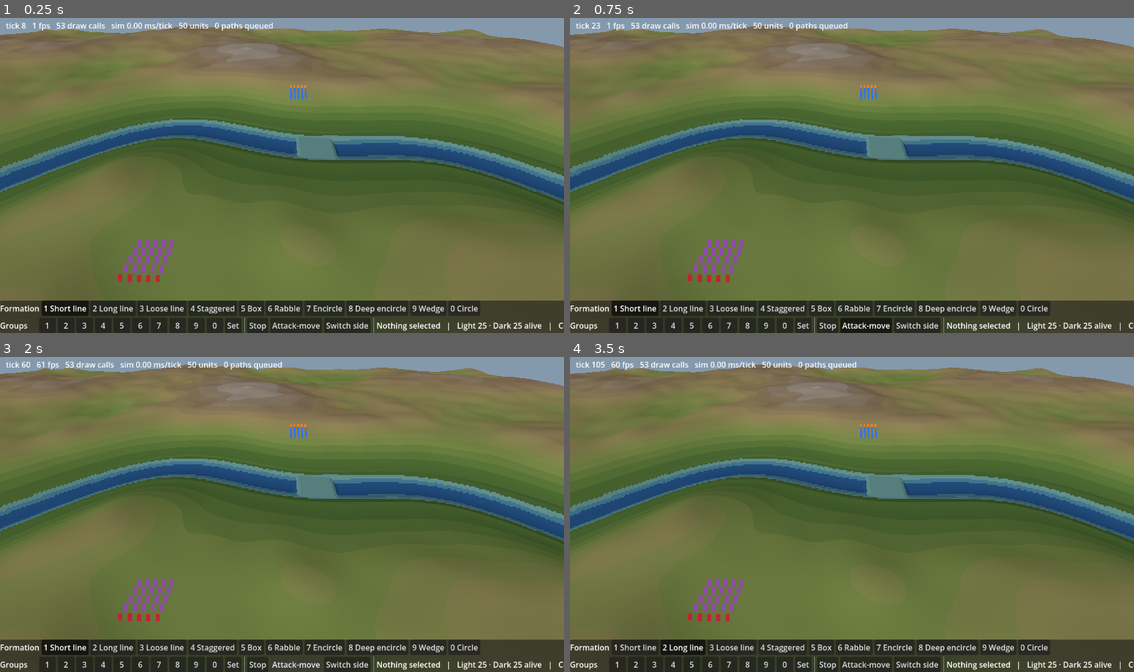
Above: before the commit, frames 1-4 (two rows, left to right).
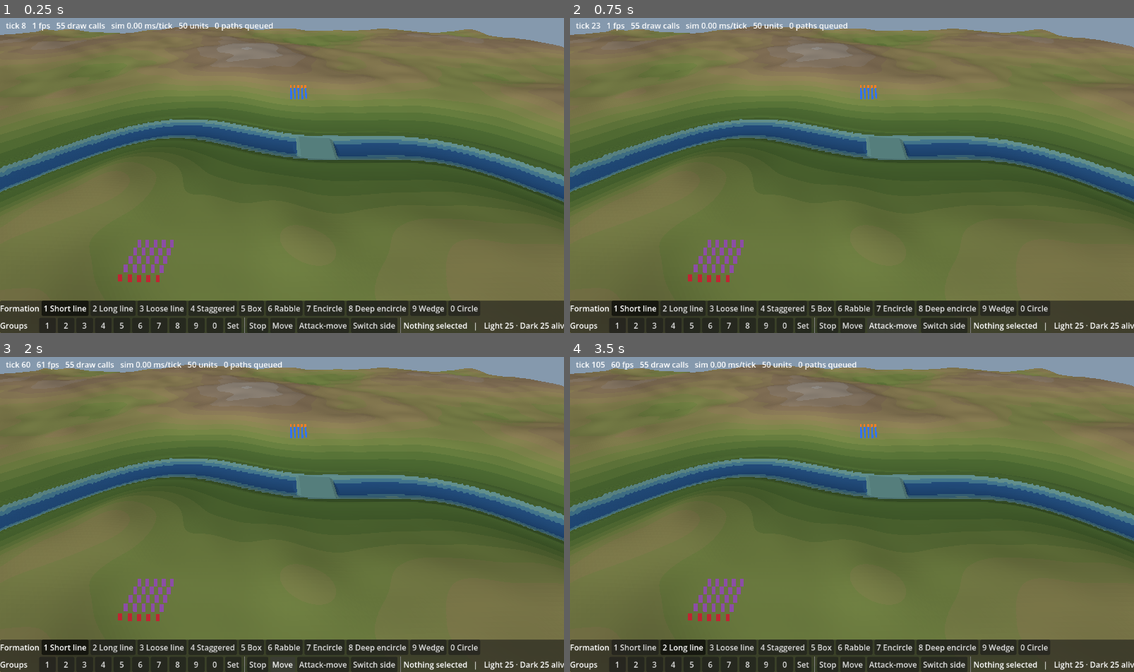
Above: after the commit, the same moments.

Repository: hazefire06/ashenmarch
Game: Godot game, scene res://view/main.tscn
The game is run twice, just before and just after one commit, with the same random seed, the same clock (stepped at 60 frames per second) and the same inputs.
Inputs (mouse positions are in pixels of both pictures, inside the frame that each line leads up to):
- Up to frame 1 (0.25 s): no input
- Up to frame 2 (0.75 s): click "Attack-move" at 0.5 s
- Up to frame 3 (2 s): click (282, 665) at 1.25 s, where only the run after the commit has a clickable "Move"
- Up to frame 4 (3.5 s): click "1 Short line" at 2 s; click "2 Long line" at 2.75 s

The runs differ from the first frame. In frame 1, 0.7% of the frame differs, in the area x 10-100%, y 1-100%; in frame 2, 0.9%, in the area x 11-100%, y 1-100%; in frame 3, 0.7%; in frame 4, 0.7%.

Commit message:
Arm Move and Attack-move from the bar for the next left click
The bar's Attack-move button armed the next right-click, which left a
one-button mouse or a trackpad without secondary click unable to give any
order at all, against the mouse-only rule in CLAUDE.md. The bar now has
Move and Attack-move toggles that arm the order for the next left click on
the ground, with a crosshair cursor while armed. Right-click, Esc, pressing
the toggle again, or losing the selection cancels. Plain right-click and
Cmd/Ctrl + right-click work as before.

Co-Authored-By: Claude Opus 5.5 (1M context) <noreply@anthropic.com>

Diff:
--- /dev/null
+++ b/tests/view/test_armed_orders.gd
@@ -0,0 +1,110 @@
+extends GutTest
+## Orders armed from the control bar: with Move or Attack-move armed, the next
+## left click on the ground gives that order instead of selecting, then the
+## arm clears. Right click and Esc cancel without ordering, and nothing can
+## be armed with nothing selected. Clicks go through the real input handler
+## with a camera looking straight down at a flat map, so the screen center is
+## the ground point (20 m, 20 m).
+
+const M: int = 1000
+const LIGHT: UnitType.Faction = UnitType.Faction.LIGHT
+
+var _world: World
+var _controller: SelectionController
+var _unit: Unit
+var _armed: Array[SelectionController.ArmedOrder] = []
+
+
+func before_each() -> void:
+	InputBindings.install()
+	var catalog: UnitCatalog = TestTerrains.catalog()
+	_world = World.new(1, TestTerrains.flat(40, 40), catalog)
+	_unit = _world.spawn_unit(catalog.index_of(&"shieldman"), LIGHT, 10 * M, 20 * M, 1, 0)
+	var camera: Camera3D = Camera3D.new()
+	add_child_autofree(camera)
+	camera.position = Vector3(20.0, 30.0, 20.0)
+	camera.rotation_degrees = Vector3(-90.0, 0.0, 0.0)
+	camera.make_current()
+	var units: UnitsView = UnitsView.new()
+	add_child_autofree(units)
+	_controller = SelectionController.new()
+	add_child_autofree(_controller)
+	units.setup(_world, _controller.selection, null)
+	_controller.setup(_world, units, camera, TerrainPicker.new(_world.terrain))
+	_armed.clear()
+	_controller.armed_order_changed.connect(func(order: SelectionController.ArmedOrder) -> void:
+		_armed.append(order))
+
+
+func after_each() -> void:
+	Input.set_default_cursor_shape(Input.CURSOR_ARROW)
+
+
+func test_armed_move_is_placed_by_a_left_click() -> void:
+	_controller.selection.select(PackedInt32Array([_unit.id]))
+	_controller.arm(SelectionController.ArmedOrder.MOVE)
+	_click(MOUSE_BUTTON_LEFT)
+	_world.step()
+	assert_eq(_unit.order, Unit.Order.MOVE)
+	assert_almost_eq(_unit.order_x, 20 * M, 300)
+	assert_almost_eq(_unit.order_z, 20 * M, 300)
+	assert_eq(_controller.armed_order, SelectionController.ArmedOrder.NONE, "one shot")
+	assert_true(_controller.selection.is_selected(_unit.id), "the click didn't deselect")
+	assert_eq(_armed, [SelectionController.ArmedOrder.MOVE, SelectionController.ArmedOrder.NONE])
+
+
+func test_armed_attack_move_is_placed_by_a_left_click() -> void:
+	_controller.selection.select(PackedInt32Array([_unit.id]))
+	_controller.arm(SelectionController.ArmedOrder.ATTACK_MOVE)
+	_click(MOUSE_BUTTON_LEFT)
+	_world.step()
+	assert_eq(_unit.order, Unit.Order.ATTACK_MOVE)
+	assert_eq(_controller.armed_order, SelectionController.ArmedOrder.NONE)
+
+
+func test_right_click_cancels_without_ordering() -> void:
+	_controller.selection.select(PackedInt32Array([_unit.id]))
+	_controller.arm(SelectionController.ArmedOrder.ATTACK_MOVE)
+	_click(MOUSE_BUTTON_RIGHT)
+	_world.step()
+	assert_eq(_unit.order, Unit.Order.NONE, "no order given")
+	assert_eq(_controller.armed_order, SelectionController.ArmedOrder.NONE)
+
+
+func test_esc_cancels() -> void:
+	_controller.selection.select(PackedInt32Array([_unit.id]))
+	_controller.arm(SelectionController.ArmedOrder.MOVE)
+	var esc: InputEventKey = InputEventKey.new()
+	esc.physical_keycode = KEY_ESCAPE
+	esc.pressed = true
+	_controller._unhandled_input(esc)
+	assert_eq(_controller.armed_order, SelectionController.ArmedOrder.NONE)
+
+
+func test_nothing_arms_without_a_selection() -> void:
+	_controller.arm(SelectionController.ArmedOrder.MOVE)
+	assert_eq(_controller.armed_order, SelectionController.ArmedOrder.NONE)
+	assert_eq(_armed, [SelectionController.ArmedOrder.NONE], "still signals, so the bar button pops up")
+
+
+func test_losing_the_selection_disarms() -> void:
+	_controller.selection.select(PackedInt32Array([_unit.id]))
+	_controller.arm(SelectionController.ArmedOrder.MOVE)
+	_controller.selection.clear()
+	assert_eq(_controller.armed_order, SelectionController.ArmedOrder.NONE)
+
+
+func test_plain_right_click_still_moves_when_nothing_is_armed() -> void:
+	_controller.selection.select(PackedInt32Array([_unit.id]))
+	_click(MOUSE_BUTTON_RIGHT)
+	_world.step()
+	assert_eq(_unit.order, Unit.Order.MOVE)
+
+
+# Presses a mouse button at the screen center, straight into the handler.
+func _click(button_index: MouseButton) -> void:
+	var event: InputEventMouseButton = InputEventMouseButton.new()
+	event.button_index = button_index
+	event.pressed = true
+	event.position = _controller.get_viewport().get_visible_rect().size * 0.5
+	_controller._unhandled_input(event)
--- a/view/hud/control_bar.gd
+++ b/view/hud/control_bar.gd
@@ -2,10 +2,11 @@
 extends PanelContainer
 ## Bottom bar mirroring the keyboard controls so the game is playable with the
 ## mouse alone: formation buttons (1..0), control groups (click to recall;
-## toggle Set, then click a slot to save), Stop, Attack-move (arms the next
-## right click as an attack-move, once), a selection summary, how many units
-## are alive on each side, and the side being controlled. All actions go
-## through the SelectionController, so keys and buttons can't drift apart.
+## toggle Set, then click a slot to save), Stop, Move and Attack-move (each
+## arms that order for the next left click on the ground, once), a selection
+## summary, how many units are alive on each side, and the side being
+## controlled. All actions go through the SelectionController, so keys and
+## buttons can't drift apart.
 
 const GROUP_LABELS: Array[String] = ["1", "2", "3", "4", "5", "6", "7", "8", "9", "0"]
 
@@ -14,6 +15,7 @@
 var _formation_buttons: Array[Button] = []
 var _group_buttons: Array[Button] = []
 var _set_toggle: Button
+var _move_toggle: Button
 var _attack_move_toggle: Button
 var _status: Label
 ## Living units per side, recounted when the tick changes.
@@ -28,8 +30,8 @@
 	_build()
 	_controller.formation_changed.connect(_on_formation_changed)
 	_on_formation_changed(_controller.formation)
-	_controller.attack_move_armed_changed.connect(_on_attack_move_armed_changed)
-	_on_attack_move_armed_changed(_controller.attack_move_armed)
+	_controller.armed_order_changed.connect(_on_armed_order_changed)
+	_on_armed_order_changed(_controller.armed_order)
 
 
 func _build() -> void:
@@ -70,10 +72,15 @@
 	stop.tooltip_text = "Halt the selection (H)"
 	stop.pressed.connect(_controller.stop_selected)
 	groups.add_child(stop)
-	_attack_move_toggle = _button("Attack-move")
-	_attack_move_toggle.toggle_mode = true
-	_attack_move_toggle.tooltip_text = "Next right-click attack-moves (or Cmd/Ctrl + right-click)"
-	_attack_move_toggle.toggled.connect(_controller.set_attack_move_armed)
+	_move_toggle = _arm_button(
+		"Move", SelectionController.ArmedOrder.MOVE,
+		"Then left-click the ground to move there (or just right-click)"
+	)
+	groups.add_child(_move_toggle)
+	_attack_move_toggle = _arm_button(
+		"Attack-move", SelectionController.ArmedOrder.ATTACK_MOVE,
+		"Then left-click the ground to attack-move there (or Cmd/Ctrl + right-click)"
+	)
 	groups.add_child(_attack_move_toggle)
 	var side: Button = _button("Switch side")
 	side.tooltip_text = "Debug: command the other side (F9)"
@@ -116,8 +123,21 @@
 	_formation_buttons[kind].set_pressed_no_signal(true)
 
 
-func _on_attack_move_armed_changed(armed: bool) -> void:
-	_attack_move_toggle.set_pressed_no_signal(armed)
+func _on_armed_order_changed(order: SelectionController.ArmedOrder) -> void:
+	_move_toggle.set_pressed_no_signal(order == SelectionController.ArmedOrder.MOVE)
+	_attack_move_toggle.set_pressed_no_signal(order == SelectionController.ArmedOrder.ATTACK_MOVE)
+
+
+# A toggle that arms order while pressed. Pressing it again disarms. The
+# controller's signal keeps both toggles in step with each other and with Esc
+# or right-click cancels.
+func _arm_button(text: String, order: SelectionController.ArmedOrder, tip: String) -> Button:
+	var b: Button = _button(text)
+	b.toggle_mode = true
+	b.tooltip_text = tip
+	b.toggled.connect(func(pressed: bool) -> void:
+		_controller.arm(order if pressed else SelectionController.ArmedOrder.NONE))
+	return b
 
 
 # Counts each side's living units, once per tick rather than every frame.
--- a/view/input_bindings.gd
+++ b/view/input_bindings.gd
@@ -39,6 +39,8 @@
 const COMMAND: StringName = &"unit_command"
 const ATTACK_MOVE: StringName = &"unit_attack_move"
 const STOP: StringName = &"unit_stop"
+## Esc: cancel an order armed from the control bar.
+const CANCEL: StringName = &"cancel"
 ## Debug until the AI exists: switch which side the mouse commands.
 const SWITCH_SIDE: StringName = &"debug_switch_side"
 ## Index i is formation Formations.Kind i and group slot i; keys 1..9, 0.
@@ -93,6 +95,7 @@
 	attack_move.command_or_control_autoremap = true
 	events[ATTACK_MOVE] = attack_move
 	events[STOP] = _key(KEY_H)
+	events[CANCEL] = _key(KEY_ESCAPE)
 	events[SWITCH_SIDE] = _key(KEY_F9)
 	for i: int in NUMBER_KEYS.size():
 		events[FORMATIONS[i]] = _key(NUMBER_KEYS[i])
--- a/view/units/selection_controller.gd
+++ b/view/units/selection_controller.gd
@@ -7,8 +7,11 @@
 ## - Right click moves the selection to the ground under the cursor, in the
 ##   current formation.
 ## - Cmd/Ctrl + right click attack-moves there instead: the selection fights
-##   whatever it meets on the way. The control bar's Attack-move button arms
-##   the same order for the next plain right click, once.
+##   whatever it meets on the way.
+## - The control bar's Move and Attack-move buttons arm that order for the
+##   next left click on the ground, once, so a one-button mouse or a trackpad
+##   can give every order. Right click, Esc, pressing the button again, or
+##   losing the selection cancels it.
 ## - 1..0 pick the formation for the next move order. Cmd/Ctrl+1..0 save a
 ##   group; Option/Alt+1..0 recall it. H stops. F9 (debug) switches sides.
 ##
@@ -21,7 +24,14 @@
 
 signal formation_changed(kind: Formations.Kind)
 signal side_changed(side: UnitType.Faction)
-signal attack_move_armed_changed(armed: bool)
+signal armed_order_changed(order: ArmedOrder)
+
+## An order from the control bar waiting for a left click on the ground.
+enum ArmedOrder {
+	NONE,
+	MOVE,
+	ATTACK_MOVE,
+}
 
 ## Pixels the mouse must move while held before a click becomes a drag.
 const DRAG_THRESHOLD: float = 6.0
@@ -33,9 +43,9 @@
 var selection: UnitSelection = UnitSelection.new()
 var formation: Formations.Kind = Formations.Kind.SHORT_LINE
 var side: UnitType.Faction = UnitType.Faction.LIGHT
-## True when the next plain right click attack-moves. It clears itself once an
-## order is given. Change it with set_attack_move_armed().
-var attack_move_armed: bool = false
+## The order the next left click places, if any. It clears itself once the
+## order is given. Change it with arm().
+var armed_order: ArmedOrder = ArmedOrder.NONE
 
 var _world: World
 var _units: UnitsView
@@ -52,6 +62,7 @@
 	set_anchors_and_offsets_preset(Control.PRESET_FULL_RECT)
 	mouse_filter = Control.MOUSE_FILTER_IGNORE
 	focus_mode = Control.FOCUS_NONE
+	selection.changed.connect(_on_selection_changed)
 
 
 func setup(world: World, units: UnitsView, camera: Camera3D, picker: TerrainPicker) -> void:
@@ -66,11 +77,18 @@
 	formation_changed.emit(kind)
 
 
-func set_attack_move_armed(armed: bool) -> void:
-	if armed == attack_move_armed:
-		return
-	attack_move_armed = armed
-	attack_move_armed_changed.emit(armed)
+## Arms an order for the next left click on the ground, or disarms with
+## NONE. With nothing selected there is nothing to order, so it stays
+## disarmed. Always emits armed_order_changed, so a bar button pressed with
+## nothing selected pops back up. The cursor is a crosshair while armed.
+func arm(order: ArmedOrder) -> void:
+	if selection.is_empty():
+		order = ArmedOrder.NONE
+	armed_order = order
+	Input.set_default_cursor_shape(
+		Input.CURSOR_ARROW if order == ArmedOrder.NONE else Input.CURSOR_CROSS
+	)
+	armed_order_changed.emit(order)
 
 
 func save_group(slot: int) -> void:
@@ -108,7 +126,10 @@
 	var button: InputEventMouseButton = event as InputEventMouseButton
 	if button != null and button.pressed:
 		if event.is_action(InputBindings.SELECT):
-			if button.double_click:
+			if armed_order != ArmedOrder.NONE:
+				# This click places the order armed from the bar; it selects nothing.
+				_order_move(button.position, armed_order == ArmedOrder.ATTACK_MOVE)
+			elif button.double_click:
 				_select_type_at(button.position, button.shift_pressed)
 			else:
 				_pressing = true
@@ -122,7 +143,10 @@
 			_order_move(button.position, true)
 			get_viewport().set_input_as_handled()
 		elif event.is_action(InputBindings.COMMAND):
-			_order_move(button.position, attack_move_armed)
+			if armed_order != ArmedOrder.NONE:
+				arm(ArmedOrder.NONE)
+			else:
+				_order_move(button.position, false)
 			get_viewport().set_input_as_handled()
 		return
 	if _handle_keys(event):
@@ -172,6 +196,9 @@
 		if event.is_action_pressed(InputBindings.FORMATIONS[i], false, true):
 			set_formation(i as Formations.Kind)
 			return true
+	if event.is_action_pressed(InputBindings.CANCEL) and armed_order != ArmedOrder.NONE:
+		arm(ArmedOrder.NONE)
+		return true
 	if event.is_action_pressed(InputBindings.STOP):
 		stop_selected()
 		return true
@@ -179,6 +206,12 @@
 		switch_side()
 		return true
 	return false
+
+
+# Nothing selected means nothing to order, so an armed order lapses.
+func _on_selection_changed() -> void:
+	if selection.is_empty() and armed_order != ArmedOrder.NONE:
+		arm(ArmedOrder.NONE)
 
 
 func _click_select(at: Vector2, additive: bool) -> void:
@@ -226,7 +259,7 @@
 
 
 # Moves the selection to the ground under the screen point, or attack-moves it
-# there. Giving an order clears the one-shot armed flag; a click that gives none
+# there. Giving an order disarms any armed order; a click that gives none
 # (nothing selected, or off the map) leaves it armed.
 func _order_move(at: Vector2, attack: bool) -> void:
 	if selection.is_empty():
@@ -242,7 +275,8 @@
 	else:
 		_world.enqueue(MoveUnitsCommand.new(_world.tick, selection.ids(), x, z, formation))
 	_units.show_move_marker(hit, attack)
-	set_attack_move_armed(false)
+	if armed_order != ArmedOrder.NONE:
+		arm(ArmedOrder.NONE)
 
 
 ## The unit whose sprite is under the screen point, nearest the camera if
Not shown, added: tests/view/test_armed_orders.gd.uid
Not shown, changed: docs/architecture.md
